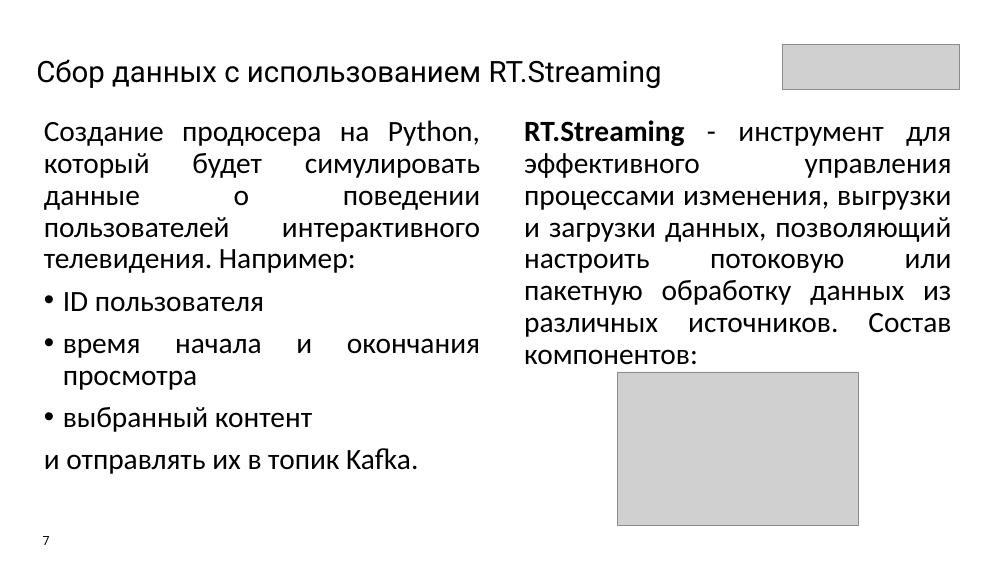
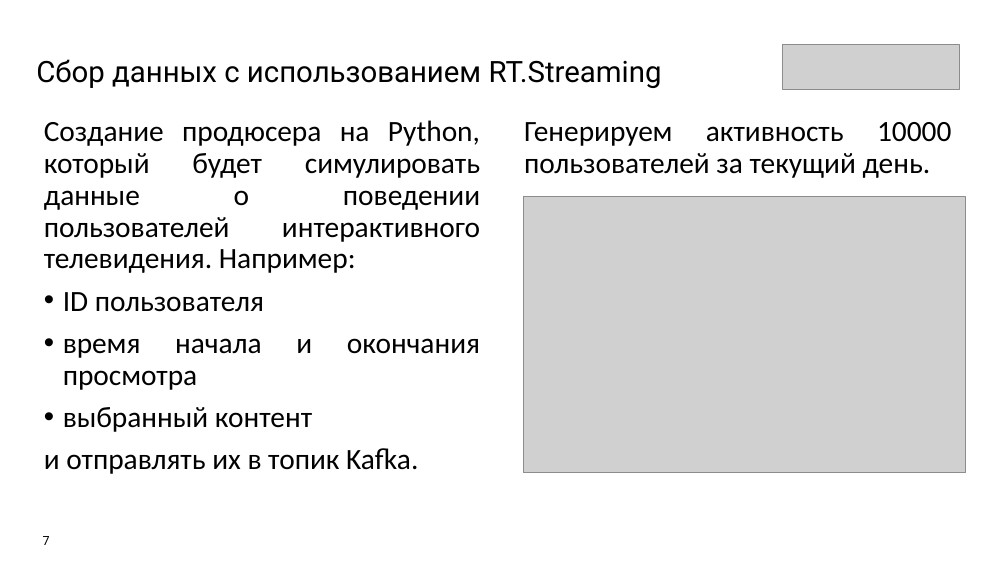
Before and after one commit to Olmeor/Data-engineer_Rostelecom_programming_school, a slide deck: slide 7 of Сertification/presentation.pptx. Drawn at 1008x567 pixels with LibreOffice and Linux fonts; fonts in the diff are those of the drawing; grey boxes stand for pictures. Boxes give left, top, right and bottom in pixels: in the first picture for what was removed or moved away, otherwise in the second. Text is boxed around its words. In the diff, an @@ line names an element or a change of style, - is before the commit and + after.

```diff
--- a/Сertification/presentation.pptx
+++ b/Сertification/presentation.pptx
@@ text at [524, 122, 951, 178]: text changed @@
-RT.Streaming - инструмент для эффективного управления процессами изменения, выгрузки и загрузки данных, позволяющий настроить потоковую или пакетную обработку данных из различных источников. Состав компонентов:
+Генерируем активность 10000 пользователей за текущий день.
@@ picture added at [523, 197, 965, 473] @@
@@ picture removed at [618, 372, 859, 526] @@
```
Also in this commit, not shown: 1 other slide changed, 3 slides added.
